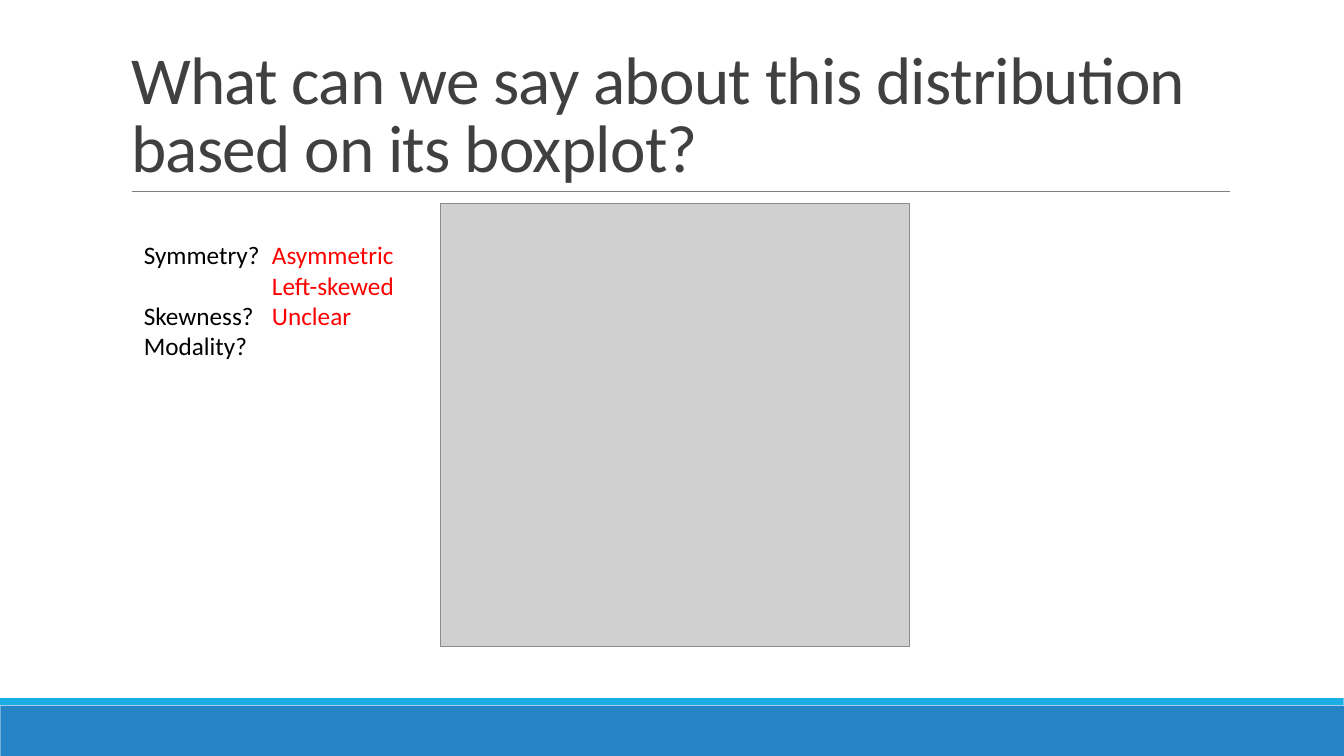
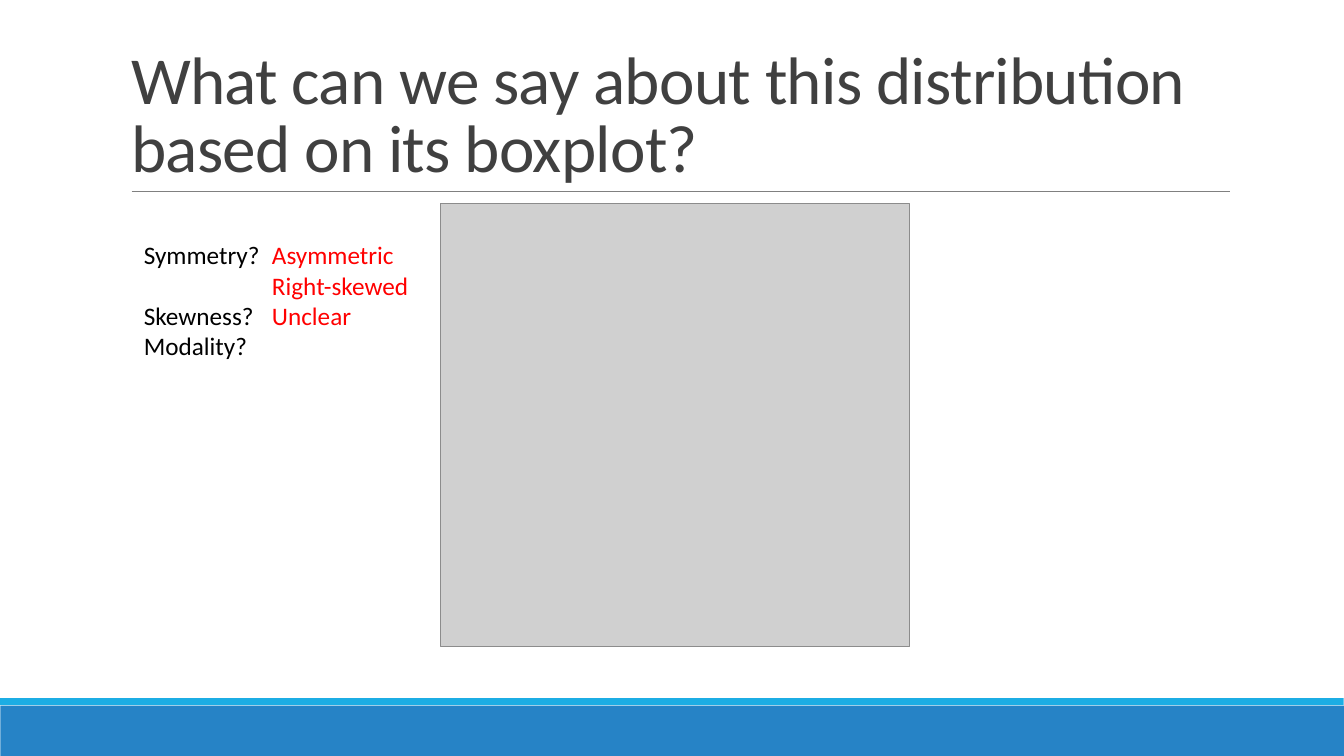
Before and after one commit to sjspielman/bio5312_fall2017, a slide deck: slide 30 of slides/day1_descriptive_and_summary.pptx. Drawn at 1344x756 pixels with LibreOffice and Linux fonts; fonts in the diff are those of the drawing; grey boxes stand for pictures. Boxes give left, top, right and bottom in pixels: in the first picture for what was removed or moved away, otherwise in the second. Text is boxed around its words. In the diff, an @@ line names an element or a change of style, - is before the commit and + after.

```diff
--- a/slides/day1_descriptive_and_summary.pptx
+++ b/slides/day1_descriptive_and_summary.pptx
@@ text at box(272, 277, 408, 300): text changed @@
-Left-skewed
+Right-skewed
```
Also in this commit, not shown: 1 other slide changed, 1 other file.
